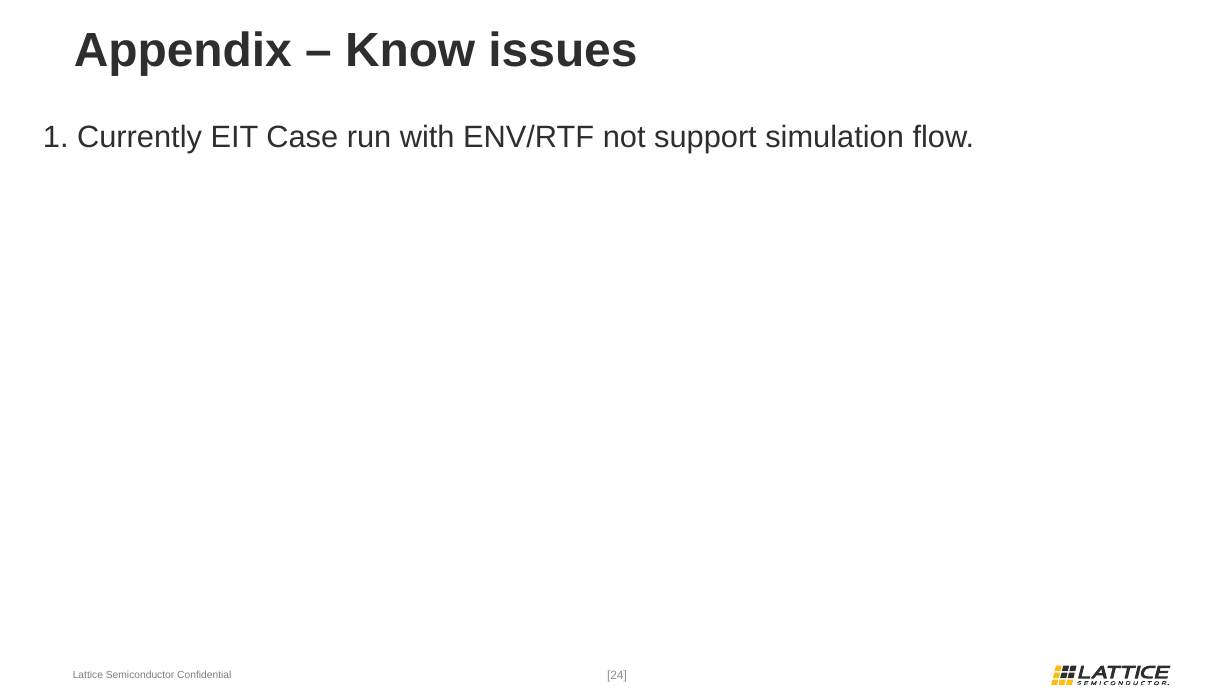
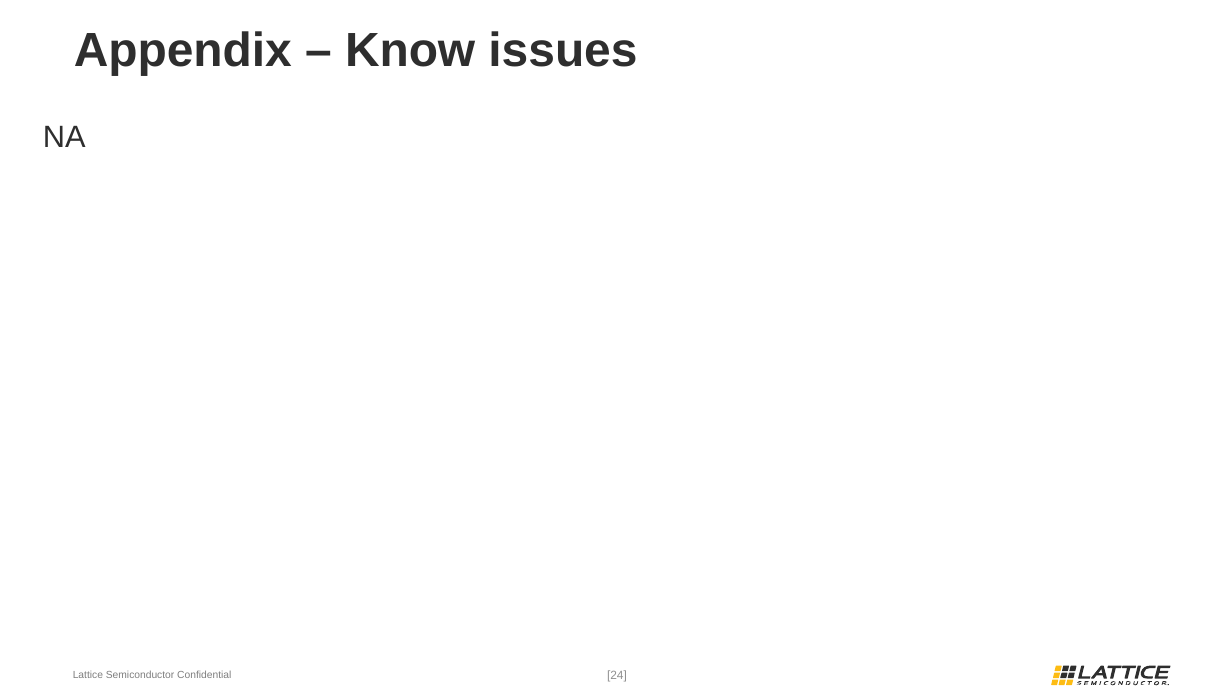
Before and after one commit to wanghengquan/repository, a slide deck: slide 24 of tmp_client/doc/TMP_EIT_suites/Local_EIT_run_LSV2.pptx. Drawn at 1232x693 pixels with LibreOffice and Linux fonts; fonts in the diff are those of the drawing; background and template pictures are left out. Boxes give left, top, right and bottom in pixels: in the first picture for what was removed or moved away, otherwise in the second. Text is boxed around its words. In the diff, an @@ line names an element or a change of style, - is before the commit and + after.

```diff
--- a/tmp_client/doc/TMP_EIT_suites/Local_EIT_run_LSV2.pptx
+++ b/tmp_client/doc/TMP_EIT_suites/Local_EIT_run_LSV2.pptx
@@ text at (43,126,86,147): text changed @@
-1. Currently EIT Case run with ENV/RTF not support simulation flow.
+NA
```
Also in this commit, not shown: 2 other slides changed, 3 other files.
